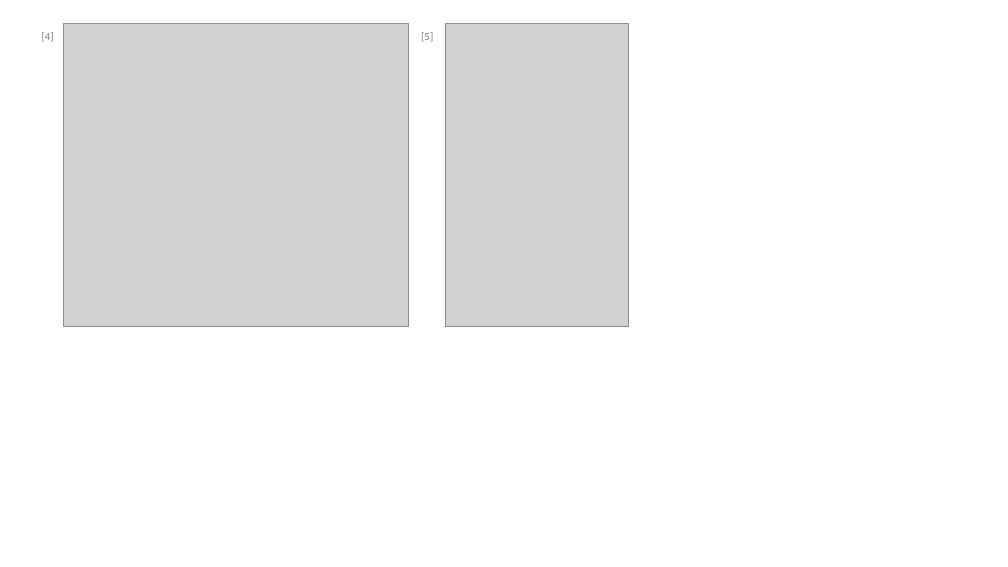
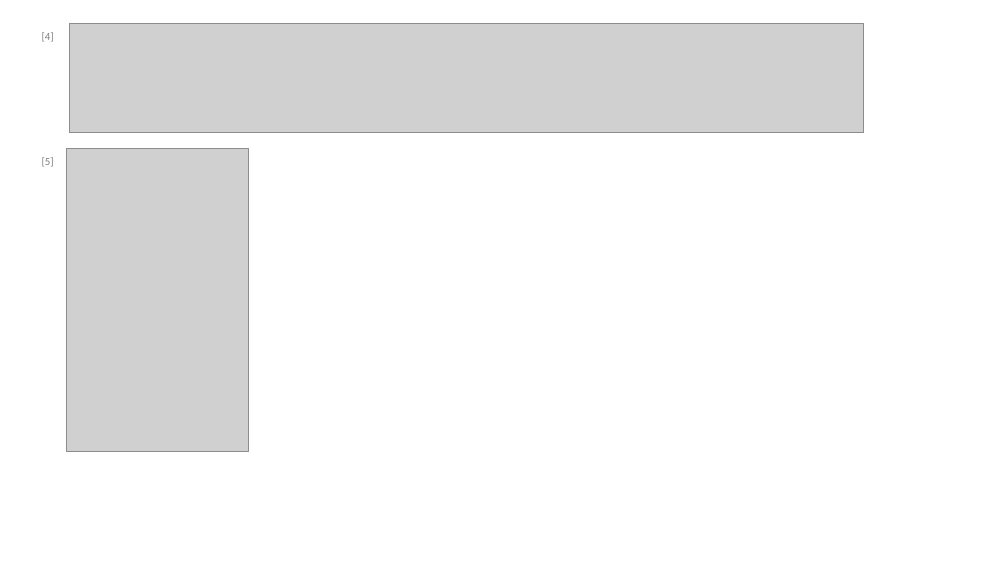
Before and after one commit to Lhogeshwaran/python-r_cheatsheet, a slide deck: slide 5 of Python-R_DataScience_cheat_sheet.pptx. Drawn at 1008x567 pixels with LibreOffice and Linux fonts; fonts in the diff are those of the drawing; grey boxes stand for pictures. Boxes give left, top, right and bottom in pixels: in the first picture for what was removed or moved away, otherwise in the second. Text is boxed around its words. In the diff, an @@ line names an element or a change of style, - is before the commit and + after.

```diff
--- a/Python-R_DataScience_cheat_sheet.pptx
+++ b/Python-R_DataScience_cheat_sheet.pptx
@@ picture removed at bbox=[64, 24, 409, 327] @@
@@ picture added at bbox=[69, 24, 864, 133] @@
@@ text "[5]": place and size @@
-text "[5]" at bbox=[421, 32, 433, 42]
+text "[5]" at bbox=[42, 157, 54, 167]
@@ picture: place and size @@
-picture at bbox=[446, 24, 628, 327]
+picture at bbox=[67, 149, 249, 452]
```
Also in this commit, not shown: 3 other slides changed.
